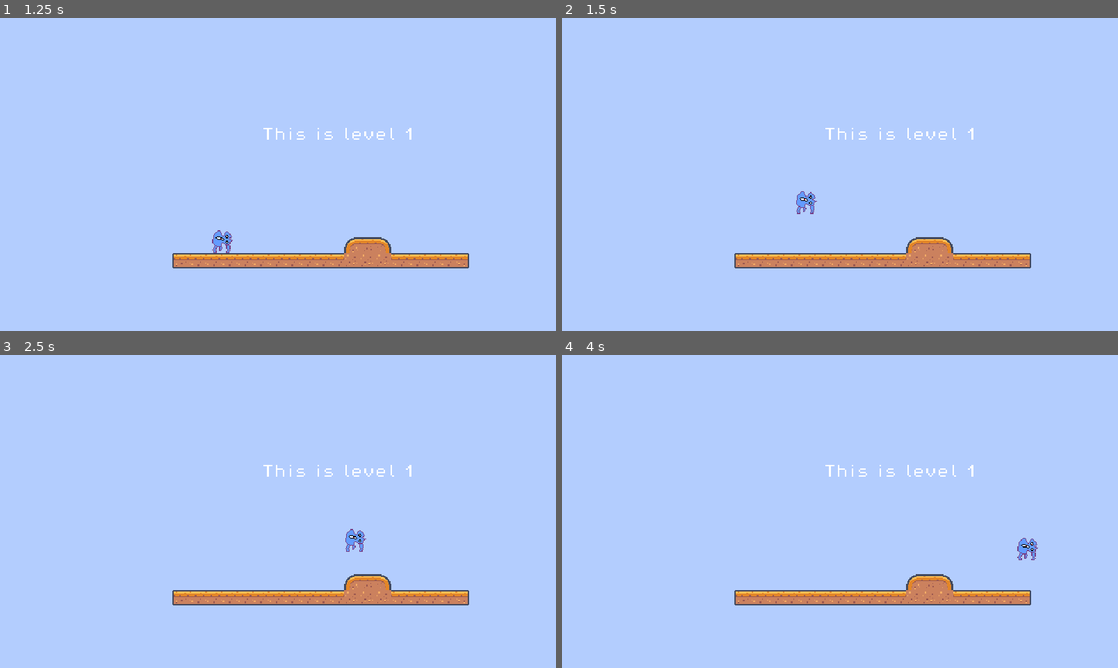
Above: before the commit, frames 1-4 (two rows, left to right).
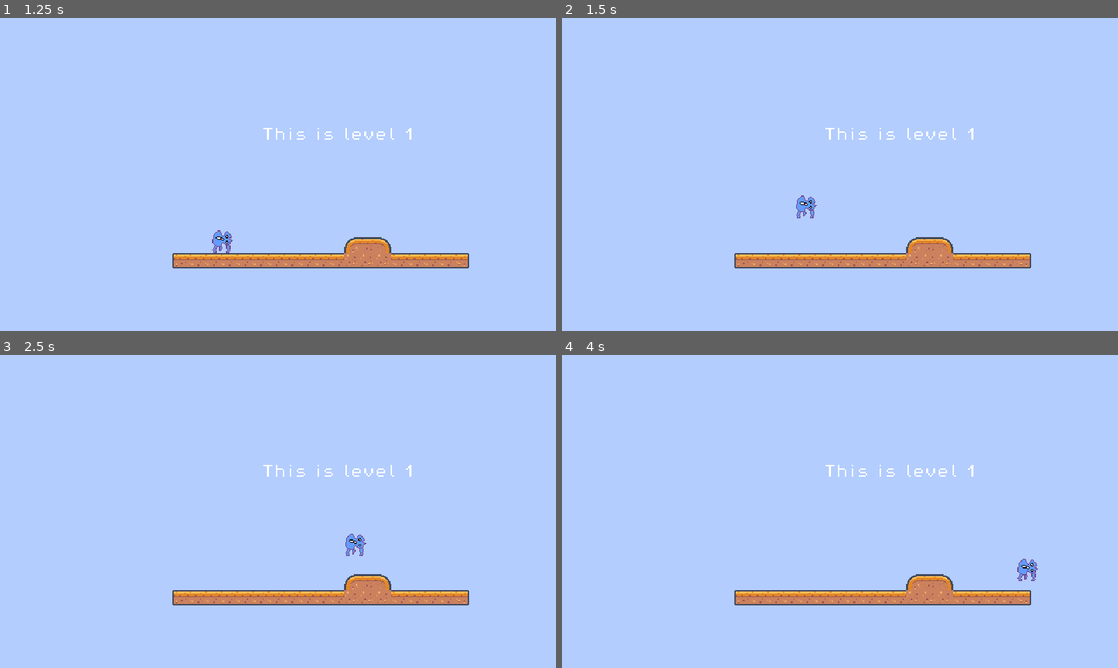
Above: after the commit, the same moments.

Repository: yndajas/ludum-dare-54
Game: Godot game, scene res://scenes/main_menu.tscn
Two runs of this game, one before a commit and one after it. Both use one fixed random seed, a clock stepped at 60 frames per second and the inputs below.
Inputs:
- Up to frame 1 (1.25 s): click "Start game" at 0.5 s
- Up to frame 2 (1.5 s): tap Enter (ui_accept) at 1.25 s; hold Right (ui_right) from 1.28 s (still down)
- Up to frame 3 (2.5 s): keep holding Right (ui_right); tap Enter (ui_accept) at 1.52, 2.27 s
- Up to frame 4 (4 s): release Right (ui_right) at 2.78 s; hold Left (ui_left) 2.78-3.53 s; tap Enter (ui_accept) at 3.5, 3.77 s; hold Right (ui_right) from 3.53 s (still down)

Frame 1 is identical in both runs. In frame 2, 0.2% of the frame differs, in the area x 42-46%, y 55-64%; in frame 3, 0.2%; in frame 4, 0.3%, in the area x 81-86%, y 58-73%.

Commit message:
Increase gravity slightly
This might change when the camera and tiles are added

Diff:
--- a/project.godot
+++ b/project.godot
@@ -23,6 +23,10 @@
 window/size/window_height_override=720
 window/stretch/mode="viewport"
 
+[physics]
+
+2d/default_gravity=1200.0
+
 [rendering]
 
 textures/canvas_textures/default_texture_filter=0
